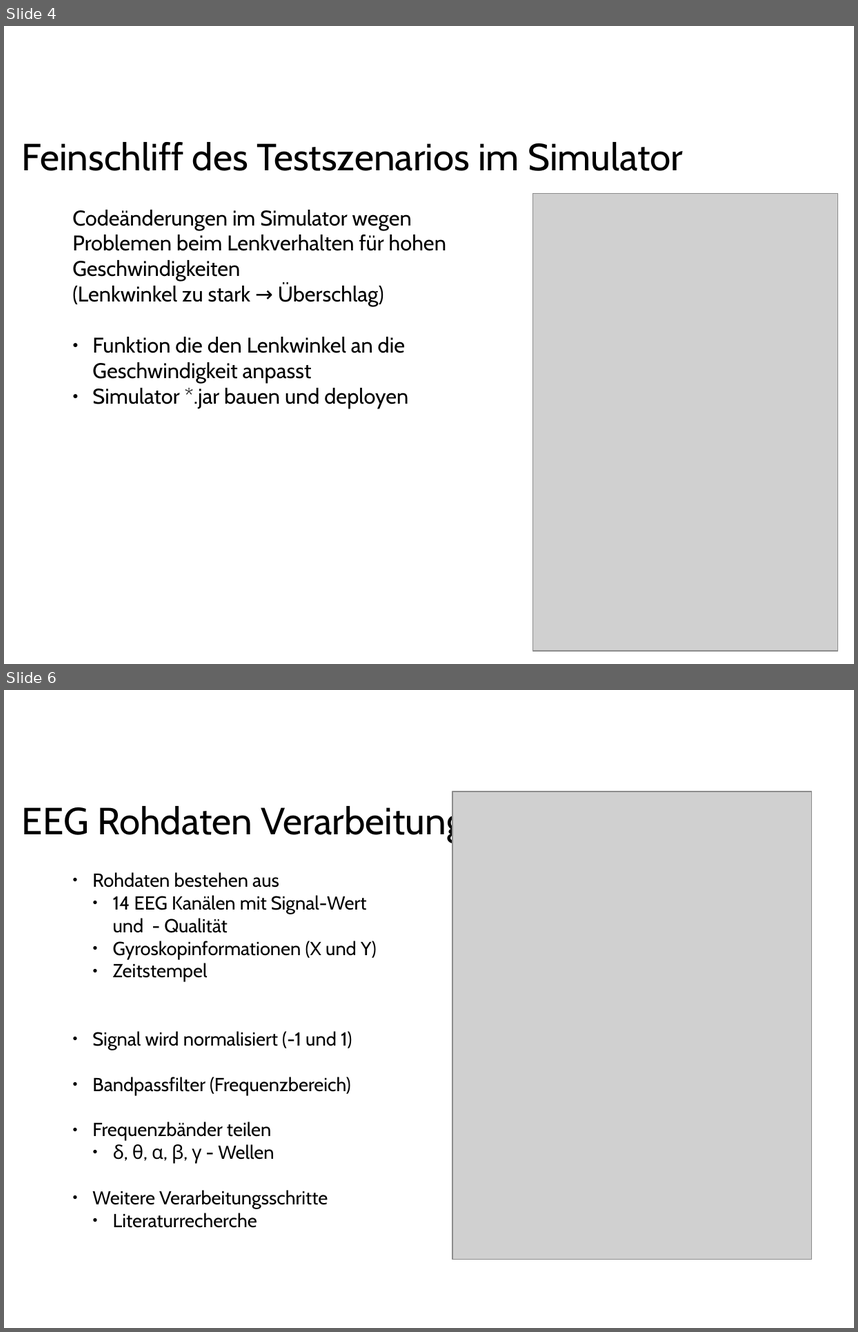
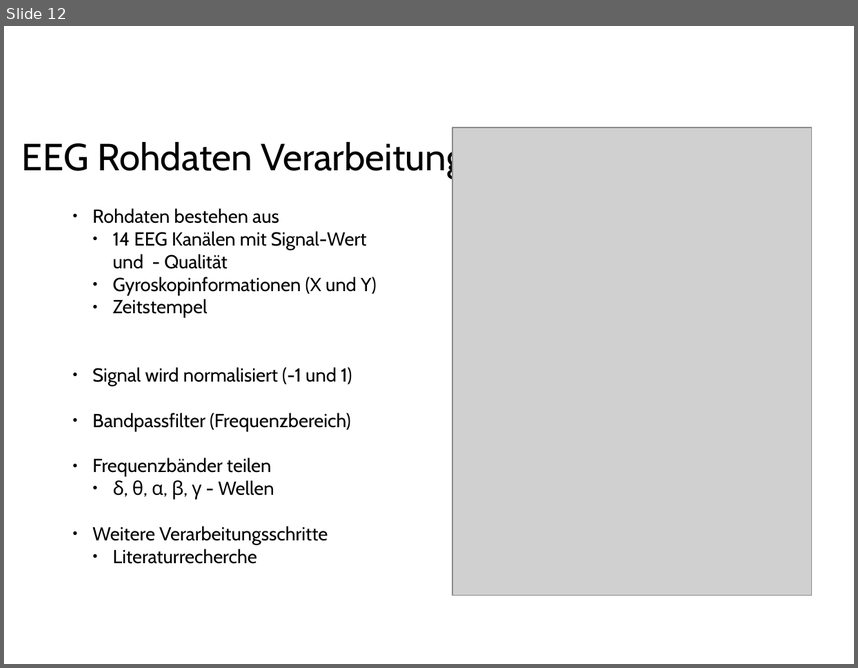
Before and after one commit to ppasler/current-adas, a slide deck: project/presentation/Praesentation_PoSDBoS_Pasler.odp. Shown one above the other, each under a label of ours: slides 4 and 6 before the commit, slide 12 after it; the slides between them are not shown. The pictures are 858x1332 and 858x668 pixels, drawn with LibreOffice and Linux fonts; fonts in the diff are those of the drawing; grey boxes stand for pictures; background and template pictures are left out. Boxes give left, top, right and bottom in pixels: in the first picture for what was removed or moved away, otherwise in the second. Text is boxed around its words. In the diff, an @@ line names an element or a change of style, - is before the commit and + after.

```diff
--- a/project/presentation/Praesentation_PoSDBoS_Pasler.odp
+++ b/project/presentation/Praesentation_PoSDBoS_Pasler.odp
@@ slide 4 removed at [4, 26, 854, 664], background #FFFFFF @@
@@ text removed at [22, 142, 683, 171] @@
-Feinschliff des Testszenarios im Simulator
@@ text removed at [72, 210, 446, 408] @@
-Codeänderungen im Simulator wegen Problemen beim Lenkverhalten für hohen Geschwindigkeiten
-(Lenkwinkel zu stark → Überschlag)
-● Funktion die den Lenkwinkel an die Geschwindigkeit anpasst
-● Simulator *.jar bauen und deployen
@@ picture removed at [533, 194, 838, 651] @@
@@ what was slide 6 is now slide 12 @@
```
Also in this commit, not shown: 2 slides changed, 8 slides added, 4 other slides removed.
